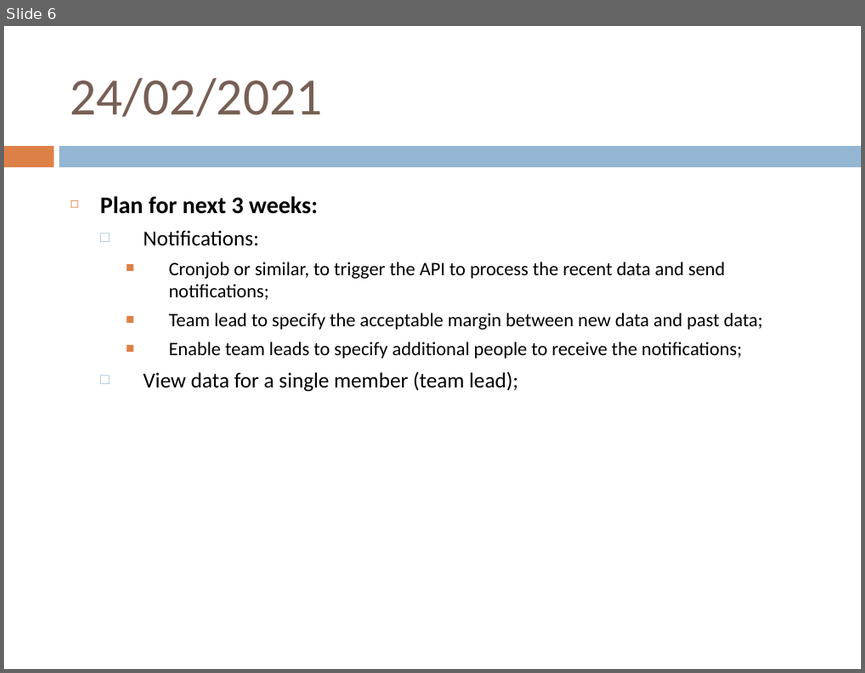
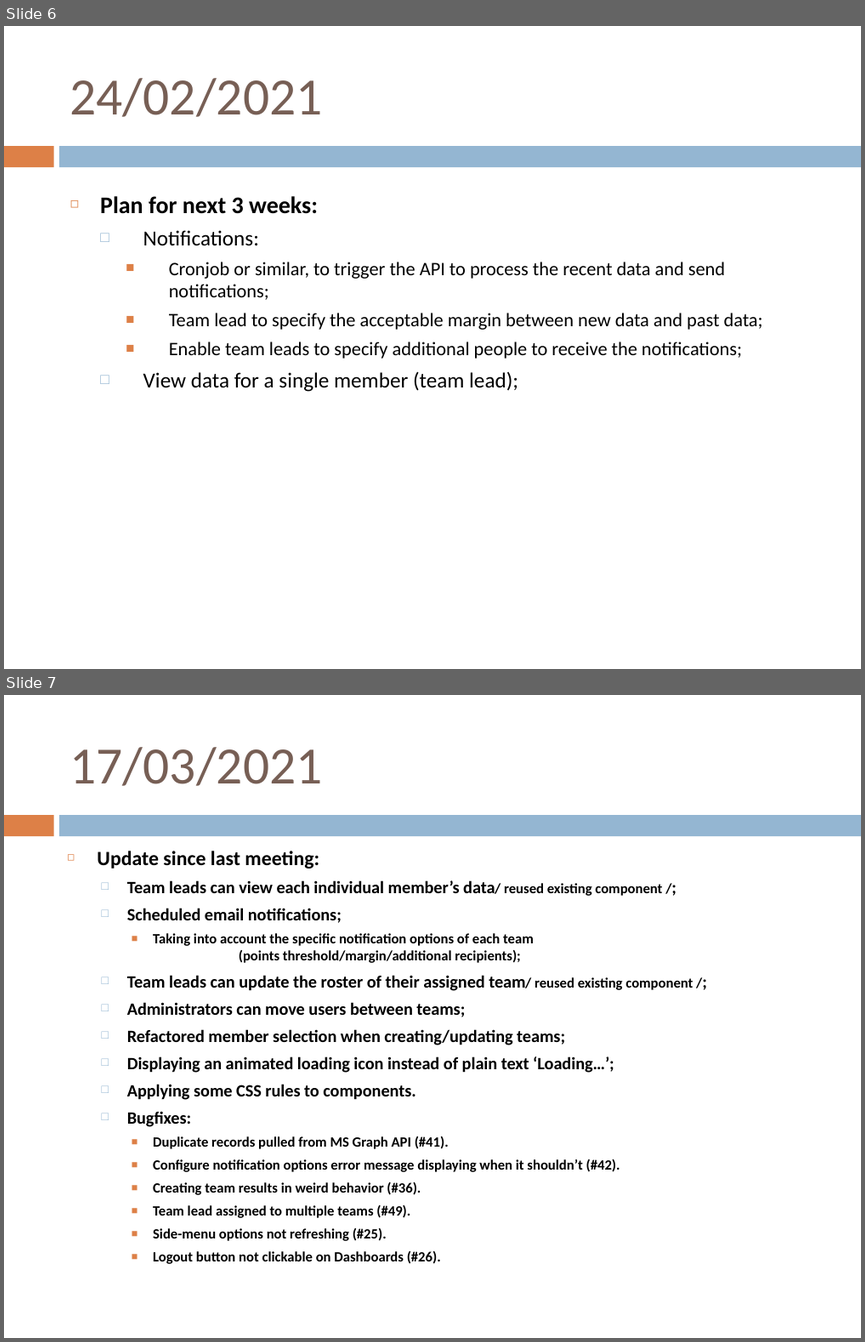
Before and after one commit to ppivanov/employee-connectivity-tracker, a slide deck: slides/Emp Conn Tracker - ITT BAML.ppt. Shown one above the other, each under a label of ours: slide 6 before the commit, slides 6 and 7 after it. The pictures are 865x673 and 865x1342 pixels, drawn with LibreOffice and Linux fonts; fonts in the diff are those of the drawing. Boxes give left, top, right and bottom in pixels: in the first picture for what was removed or moved away, otherwise in the second. Text is boxed around its words. In the diff, an @@ line names an element or a change of style, - is before the commit and + after.

Commit message:
Adding a slide to PTT

```diff
--- a/slides/Emp Conn Tracker - ITT BAML.ppt
+++ b/slides/Emp Conn Tracker - ITT BAML.ppt
@@ slide 7 added at (x1=4, y1=695, x2=861, y2=1338), background #FFFFFF; not listed: 2 template elements that a slide beside it also shows @@
@@ title added at (x1=70, y1=747, x2=323, y2=786), 44 pt, text #775F55 @@
+17/03/2021
@@ text added at (x1=97, y1=851, x2=692, y2=1264), 11.9 pt, text #000000, bold @@
+◻ Update since last meeting:
+  □ Team leads can view each individual member’s data/ reused existing component /;
+  □ Scheduled email notifications;
+    ■ Taking into account the specific notification options of each team
+      (points threshold/margin/additional recipients);
+  □ Team leads can update the roster of their assigned team/ reused existing component /;
+  □ Administrators can move users between teams;
+  □ Refactored member selection when creating/updating teams;
+  □ Displaying an animated loading icon instead of plain text ‘Loading…’;
+  □ Applying some CSS rules to components.
+  □ Bugfixes:
+    ■ Duplicate records pulled from MS Graph API (#41).
+    ■ Configure notification options error message displaying when it shouldn’t (#42).
+    ■ Creating team results in weird behavior (#36).
+    ■ Team lead assigned to multiple teams (#49).
+    ■ Side-menu options not refreshing (#25).
+    ■ Logout button not clickable on Dashboards (#26).
```
Also in this commit, not shown: 1 other slide added.
